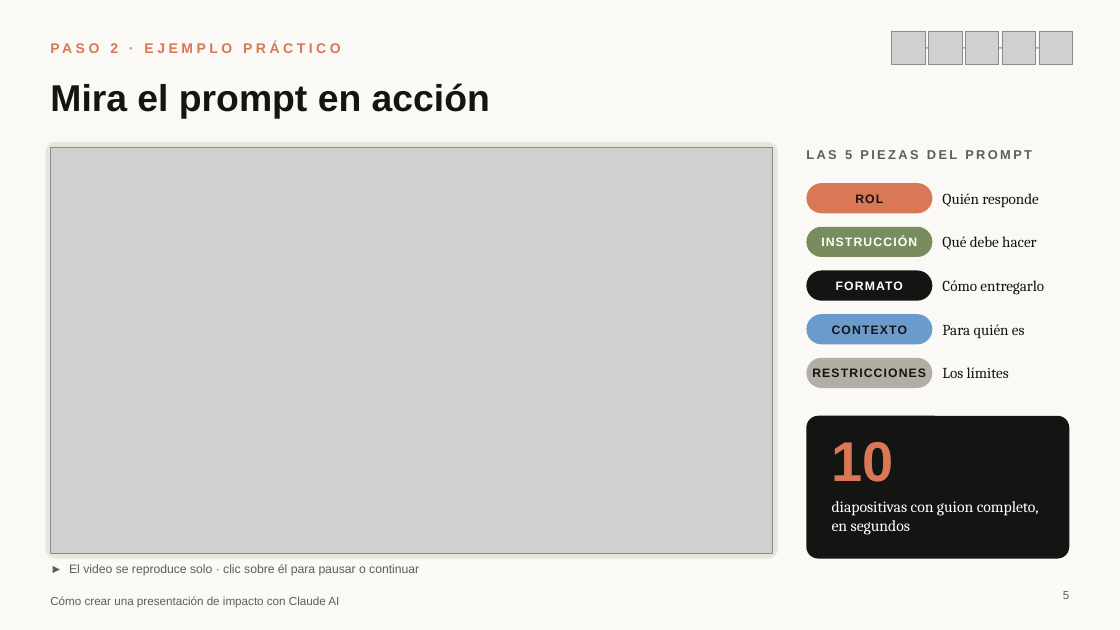
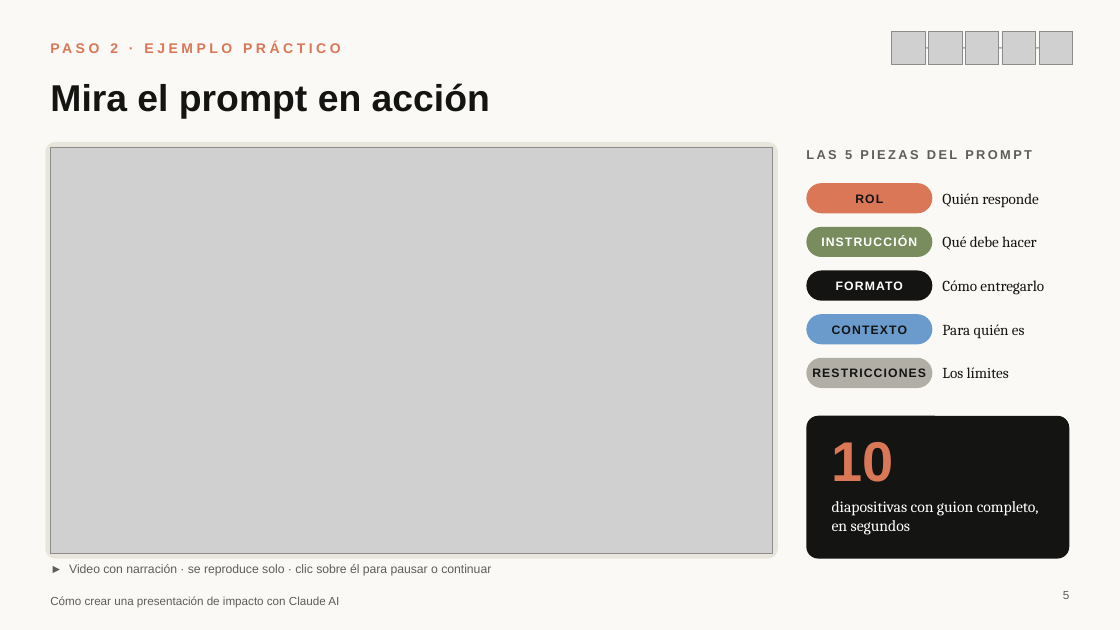
Before and after one commit to giovannych2006-netizen/expedientemed-descargas, a slide deck: slide 5 of Presentacion_Claude_AI.pptx. Drawn at 1120x630 pixels with LibreOffice and Linux fonts; fonts in the diff are those of the drawing; grey boxes stand for pictures. Boxes give left, top, right and bottom in pixels: in the first picture for what was removed or moved away, otherwise in the second. Text is boxed around its words. In the diff, an @@ line names an element or a change of style, - is before the commit and + after.

```diff
--- a/Presentacion_Claude_AI.pptx
+++ b/Presentacion_Claude_AI.pptx
@@ text at (69,564,491,576): text changed @@
-► El video se reproduce solo · clic sobre él para pausar o continuar
+► Video con narración · se reproduce solo · clic sobre él para pausar o continuar
```
Also in this commit, not shown: 6 other files.
